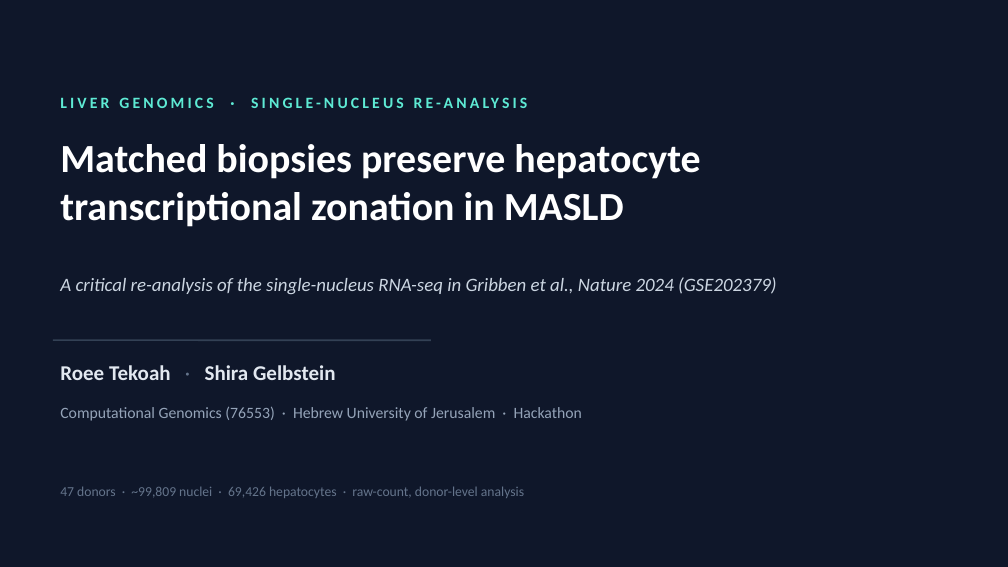
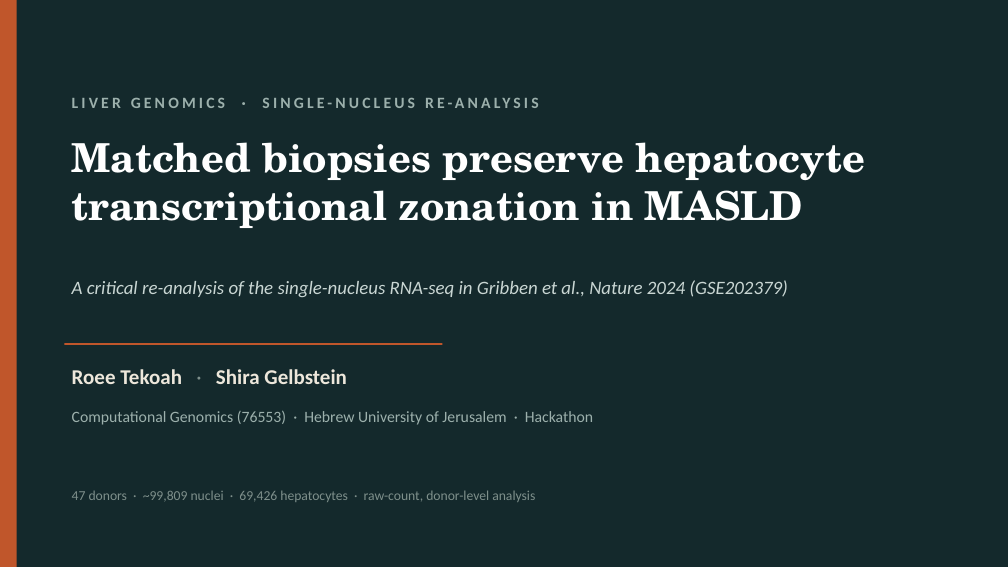
Before and after one commit to roeetekoah/liver-zonation, a slide deck: slide 1 of presentation/MASLD_zonation.pptx. Drawn at 1008x567 pixels with LibreOffice and Linux fonts; fonts in the diff are those of the drawing. Boxes give left, top, right and bottom in pixels: in the first picture for what was removed or moved away, otherwise in the second. Text is boxed around its words. In the diff, an @@ line names an element or a change of style, - is before the commit and + after.

```diff
--- a/presentation/MASLD_zonation.pptx
+++ b/presentation/MASLD_zonation.pptx
@@ background #0F172A to #14292C @@
@@ rectangle added at [0,0,17,567], fill #C0562B @@
@@ text "LIVER GENOMICS · SINGLE-NUCLEUS RE-ANALYSIS": place and size @@
-text "LIVER GENOMICS · SINGLE-NUCLEUS RE-ANALYSIS" at [60,97,213,108]
+text "LIVER GENOMICS · SINGLE-NUCLEUS RE-ANALYSIS" at [72,97,225,108]
@@ text "LIVER GENOMICS · SINGLE-NUCLEUS RE-ANALYSIS" at [72,97,225,108]: text colour #5EEAD4 to #9CB0AC @@
@@ text "Matched biopsies preserve hepatocyte transcriptional ...": place and size @@
-text "Matched biopsies preserve hepatocyte transcriptional ..." at [60,144,700,227]
+text "Matched biopsies preserve hepatocyte transcriptional ..." at [72,142,866,228]
@@ text "Matched biopsies preserve hepatocyte transcriptional ..." at [72,142,866,228]: font Calibri to TeX Gyre Schola @@
@@ text "A critical re-analysis of the ...": place and size @@
-text "A critical re-analysis of the ..." at [60,277,777,294]
+text "A critical re-analysis of the ..." at [72,280,788,297]
@@ text "A critical re-analysis of the ..." at [72,280,788,297]: text colour #CBD5E1 to #C9D6D3 @@
@@ text "Roee Tekoah · Shira Gelbstein": place and size @@
-text "Roee Tekoah · Shira Gelbstein" at [60,365,336,380]
+text "Roee Tekoah · Shira Gelbstein" at [72,369,347,384]
@@ text "Roee Tekoah · Shira Gelbstein" at [72,369,347,384]: text colour #E2E8F0 to #EDE7DB; text colour #64748B to #7E8F8B in "·" @@
@@ line moved from (53, 340) - (431, 340) to (64, 344) - (442, 344) @@
@@ line (64, 344) - (442, 344): stroke #334155 1.5 pt to #C0562B 1.5 pt @@
@@ text "Computational Genomics (76553) · Hebrew ...": place and size @@
-text "Computational Genomics (76553) · Hebrew ..." at [60,407,582,421]
+text "Computational Genomics (76553) · Hebrew ..." at [72,411,593,425]
@@ text "Computational Genomics (76553) · Hebrew ..." at [72,411,593,425]: text colour #94A3B8 to #9CB0AC @@
@@ text "47 donors · ~99,809 nuclei ...": place and size @@
-text "47 donors · ~99,809 nuclei ..." at [60,486,524,498]
+text "47 donors · ~99,809 nuclei ..." at [72,490,535,502]
@@ text "47 donors · ~99,809 nuclei ..." at [72,490,535,502]: text colour #64748B to #7E8F8B @@
```
Also in this commit, not shown: 18 other slides changed, 41 other files.
